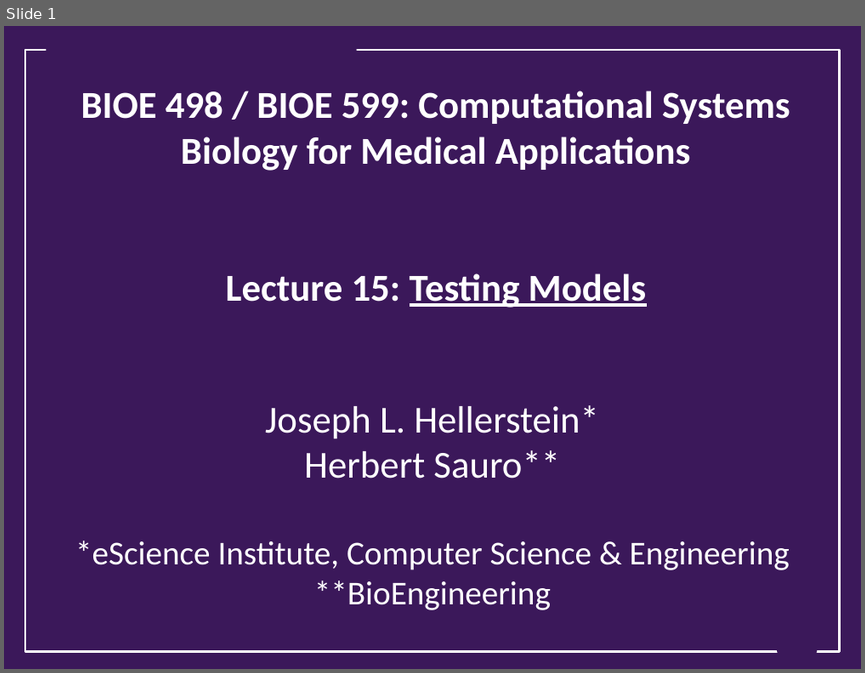
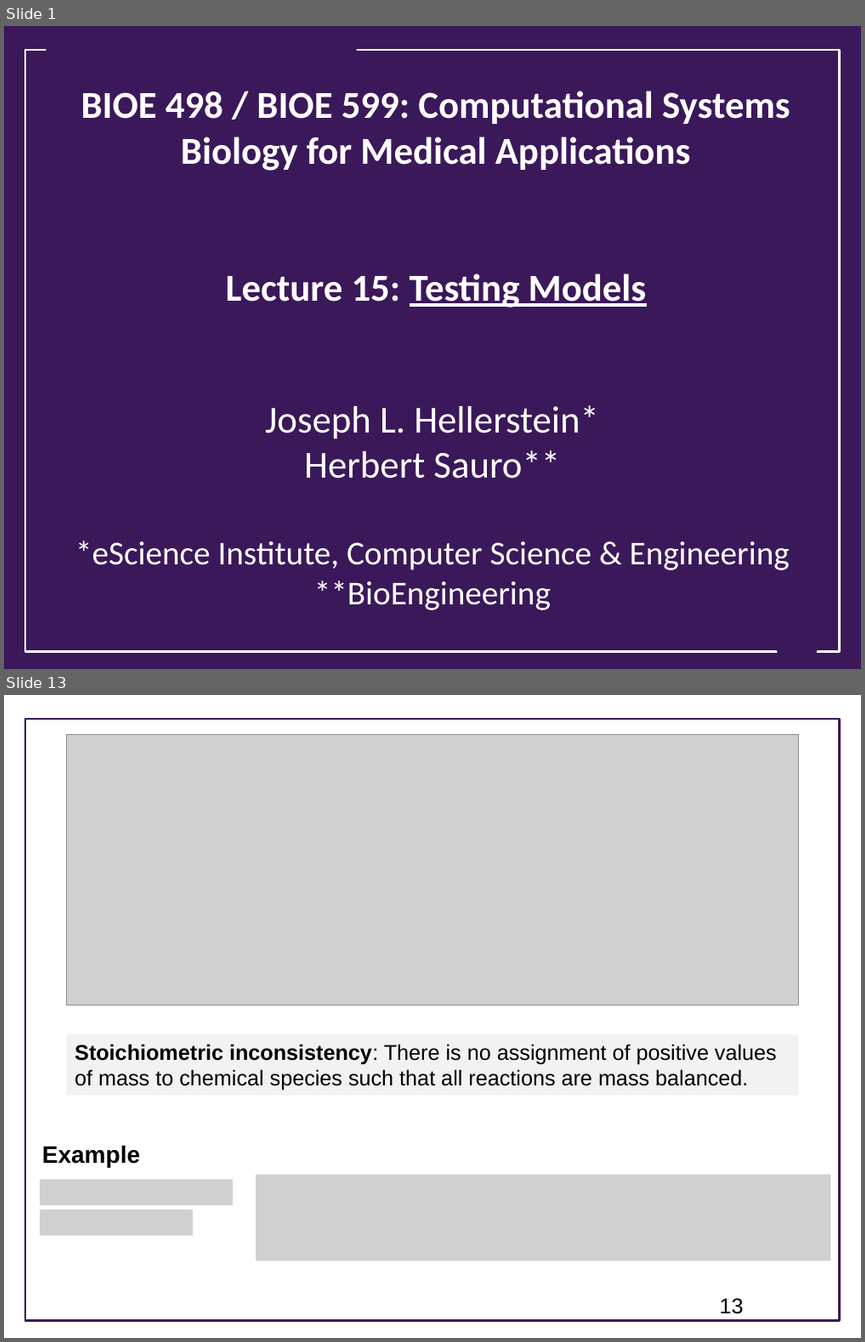
Before and after one commit to ModelEngineering/advancing-biomedical-models, a slide deck: lecture_15/15_static_testing.pptx. Shown one above the other, each under a label of ours: slide 1 before the commit, slides 1 and 13 after it; the slides between them are not shown. The pictures are 865x673 and 865x1342 pixels, drawn with LibreOffice and Linux fonts; fonts in the diff are those of the drawing; grey boxes stand for pictures; background and template pictures are left out. Boxes give left, top, right and bottom in pixels: in the first picture for what was removed or moved away, otherwise in the second. Text is boxed around its words. In the diff, an @@ line names an element or a change of style, - is before the commit and + after.

```diff
--- a/lecture_15/15_static_testing.pptx
+++ b/lecture_15/15_static_testing.pptx
@@ slide 13 added at (x1=4, y1=695, x2=861, y2=1338), background #FFFFFF @@
@@ rectangle added at (x1=25, y1=719, x2=840, y2=1321), outline #3B185A 1.75 pt @@
@@ picture added at (x1=67, y1=735, x2=799, y2=1005) @@
@@ rectangle added at (x1=67, y1=1034, x2=799, y2=1095), fill #F2F2F2, 18 pt, text #000000 @@
+Stoichiometric inconsistency: There is no assignment of positive values of mass to chemical species such that all reactions are mass balanced.
@@ text added at (x1=42, y1=1145, x2=140, y2=1167), 20 pt, text #000000, bold @@
+Example
@@ picture added at (x1=256, y1=1174, x2=831, y2=1260) @@
@@ picture added at (x1=40, y1=1179, x2=233, y2=1205) @@
@@ picture added at (x1=40, y1=1209, x2=193, y2=1235) @@
@@ page number added at (x1=720, y1=1298, x2=744, y2=1314), 18 pt, text #000000 @@
+13
```
Also in this commit, not shown: 1 slide changed, 13 other slides added.
